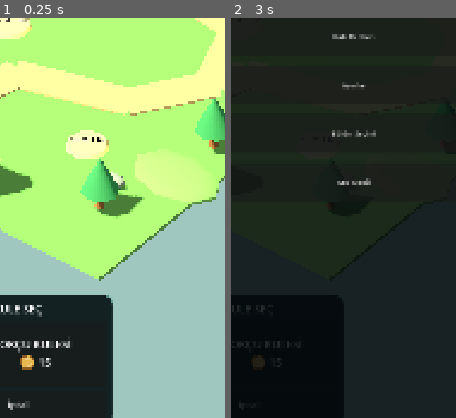
Above: before the commit, frames 1-2 (left to right).
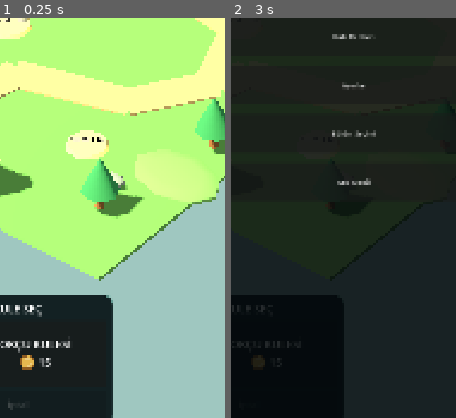
Above: after the commit, the same moments.

Repository: bulsahkecici/archer_tower_defense_starter
Game: Godot game, scene res://scenes/3d/game/game_3d.tscn
Two runs of this game, one before a commit and one after it. Both use one fixed random seed, a clock stepped at 60 frames per second and the inputs below. This scene is started directly instead of the project's main scene.
Inputs (mouse positions are % of the whole screen's width and height, from its top left):
- Up to frame 1 (0.25 s): no input
- Up to frame 2 (3 s): click (63, 9) at 0.52 s; click "1×" at 1.25 s; click "2×" at 2 s; click "Ⅱ" at 2.75 s
The pictures show only the part of the screen within x 23-73%, y 47-97%; the shares and areas given below are measured in that part.

The runs differ from the first frame. In frame 1, 0.1% of the frame differs, in the area x 3-14%, y 95-98%; in frame 2, less than 0.1%.

Commit message:
fix: clarify and verify 3d tower selection

Diff:
--- a/scripts/3d/game/game_3d.gd
+++ b/scripts/3d/game/game_3d.gd
@@ -170,8 +170,9 @@
 	tower_palette = TowerPalette3D.new()
 	ui_controller.interface_layer.add_child(tower_palette)
 	tower_palette.setup(level_data.build_spot_costs[0])
-	tower_palette.archer_selected.connect(placement.select_archer)
+	tower_palette.archer_selected.connect(_toggle_archer_selection)
 	tower_palette.cancel_requested.connect(placement.cancel)
+	placement.selection_changed.connect(_on_placement_selection_changed)
 
 
 func start_vertical_slice_wave() -> bool:
@@ -237,6 +238,19 @@
 
 func _on_placement_rejected(reason: String) -> void:
 	ui_controller.set_message(reason)
+
+
+func _toggle_archer_selection() -> void:
+	if placement.selected_data == null:
+		placement.select_archer()
+	else:
+		placement.cancel()
+
+
+func _on_placement_selection_changed(active: bool) -> void:
+	tower_palette.set_selection_active(active)
+	if active:
+		ui_controller.set_message("OKÇU SEÇİLDİ • ALTIN RENKLİ BİR PLATFORMA DOKUN")
 
 
 func _on_gold_changed(_current_gold: int) -> void:
--- a/scripts/3d/systems/tower_placement_3d.gd
+++ b/scripts/3d/systems/tower_placement_3d.gd
@@ -34,7 +34,9 @@
 
 func select_archer() -> void:
 	selected_data = TowerData.create_archer()
-	ghost_root.visible = true
+	ghost_root.visible = false
+	for pad in build_pads:
+		pad.set_preview(is_pad_valid(pad))
 	selection_changed.emit(true)
 
 
--- a/scripts/3d/ui/tower_palette_3d.gd
+++ b/scripts/3d/ui/tower_palette_3d.gd
@@ -42,6 +42,13 @@
 	archer_button.name = "ArcherCard"
 	archer_button.custom_minimum_size = Vector2(410.0, 160.0)
 	archer_button.text = ""
+	archer_button.toggle_mode = true
+	var selected_style := StyleBoxFlat.new()
+	selected_style.bg_color = Color("244f43")
+	selected_style.border_color = Color("8ee6a3")
+	selected_style.set_border_width_all(5)
+	selected_style.set_corner_radius_all(18)
+	archer_button.add_theme_stylebox_override("pressed", selected_style)
 	archer_button.pressed.connect(func() -> void: archer_selected.emit())
 	content.add_child(archer_button)
 	var card_margin := MarginContainer.new()
@@ -90,3 +97,16 @@
 	cancel_button.add_theme_font_size_override("font_size", 23)
 	cancel_button.pressed.connect(func() -> void: cancel_requested.emit())
 	content.add_child(cancel_button)
+	set_selection_active(false)
+
+
+func set_selection_active(active: bool) -> void:
+	if is_instance_valid(archer_button):
+		archer_button.set_pressed_no_signal(active)
+		archer_button.tooltip_text = (
+			"Seçildi — haritada bir platforma dokun"
+			if active else "Okçu Kulesi seç"
+		)
+	if is_instance_valid(cancel_button):
+		cancel_button.disabled = not active
+		cancel_button.modulate = Color.WHITE if active else Color(0.65, 0.65, 0.65, 0.75)
--- a/tests/vertical_slice_3d_test.gd
+++ b/tests/vertical_slice_3d_test.gd
@@ -47,8 +47,18 @@
 
 	var first_pad: BuildPad3D = game.map.build_pads[0]
 	var first_pad_screen: Vector2 = game.game_camera.unproject_position(first_pad.global_position)
-	game.tower_palette.archer_button.pressed.emit()
+	await _push_mouse_click(
+		game.tower_palette.archer_button.get_global_rect().get_center()
+	)
 	_expect(game.placement.selected_data != null, "Mobil kule kartı Okçu Kulesi seçimini başlatmalı")
+	_expect(
+		game.tower_palette.archer_button.button_pressed,
+		"Seçilen kule kartı görsel olarak basılı durumda kalmalı"
+	)
+	_expect(
+		first_pad.pad_material.albedo_color.is_equal_approx(Color("73c989")),
+		"Seçimden sonra satın alınabilir platformlar yeşil vurgulanmalı"
+	)
 	_expect(
 		game.placement.raycast_build_pad(first_pad_screen) == first_pad,
 		"Kamera ray'i ekrandaki inşa noktasını bulmalı"
@@ -65,12 +75,7 @@
 		and game.placement.ghost_root.visible,
 		"Yol üzerindeki ghost kırmızı/geçersiz durumda gösterilmeli"
 	)
-	var mouse_press := InputEventMouseButton.new()
-	mouse_press.button_index = MOUSE_BUTTON_LEFT
-	mouse_press.position = first_pad_screen
-	mouse_press.pressed = true
-	game._unhandled_input(mouse_press)
-	await process_frame
+	await _push_mouse_click(first_pad_screen)
 	_expect(first_pad.occupied, "Mouse girişiyle seçilen noktaya kule kurulmalı")
 	_expect(game.economy.gold == 20, "15 altınlık kurulum maliyeti tam bir kez harcanmalı")
 	_expect(game.towers.size() == 1, "İlk yerleştirme yalnızca bir kule üretmeli")
@@ -83,12 +88,12 @@
 
 	var second_pad: BuildPad3D = game.map.build_pads[1]
 	game.economy.add_gold(20)
-	game.placement.select_archer()
-	var touch_press := InputEventScreenTouch.new()
-	touch_press.position = game.game_camera.unproject_position(second_pad.global_position)
-	touch_press.pressed = true
-	game._unhandled_input(touch_press)
-	await process_frame
+	await _push_mouse_click(
+		game.tower_palette.archer_button.get_global_rect().get_center()
+	)
+	await _push_touch(
+		game.game_camera.unproject_position(second_pad.global_position)
+	)
 	_expect(second_pad.occupied, "Dokunmatik girişle kule kurulmalı")
 	_expect(game.towers.size() == 2, "Mouse ve dokunmatik kurulumları ayrı kuleler üretmeli")
 	var gold_before_unaffordable: int = game.economy.gold
@@ -101,7 +106,9 @@
 		game.economy.gold == gold_before_unaffordable,
 		"Yetersiz altın reddi bakiyeyi değiştirmemeli"
 	)
-	game.tower_palette.cancel_button.pressed.emit()
+	await _push_mouse_click(
+		game.tower_palette.cancel_button.get_global_rect().get_center()
+	)
 	_expect(game.placement.selected_data == null, "Mobil İptal düğmesi yerleştirmeyi temizlemeli")
 
 	for tower in game.towers:
@@ -273,3 +280,43 @@
 	else:
 		failures += 1
 		push_error("FAIL: %s" % message)
+
+
+func _to_window_position(viewport_position: Vector2) -> Vector2:
+	return (
+		viewport_position
+		* Vector2(root.size)
+		/ root.get_visible_rect().size
+	)
+
+
+func _push_mouse_click(viewport_position: Vector2) -> void:
+	var window_position: Vector2 = _to_window_position(viewport_position)
+	var motion := InputEventMouseMotion.new()
+	motion.position = window_position
+	root.push_input(motion)
+	await process_frame
+	var press := InputEventMouseButton.new()
+	press.button_index = MOUSE_BUTTON_LEFT
+	press.position = window_position
+	press.pressed = true
+	root.push_input(press)
+	var release := InputEventMouseButton.new()
+	release.button_index = MOUSE_BUTTON_LEFT
+	release.position = window_position
+	release.pressed = false
+	root.push_input(release)
+	await process_frame
+
+
+func _push_touch(viewport_position: Vector2) -> void:
+	var window_position: Vector2 = _to_window_position(viewport_position)
+	var press := InputEventScreenTouch.new()
+	press.position = window_position
+	press.pressed = true
+	root.push_input(press)
+	var release := InputEventScreenTouch.new()
+	release.position = window_position
+	release.pressed = false
+	root.push_input(release)
+	await process_frame
